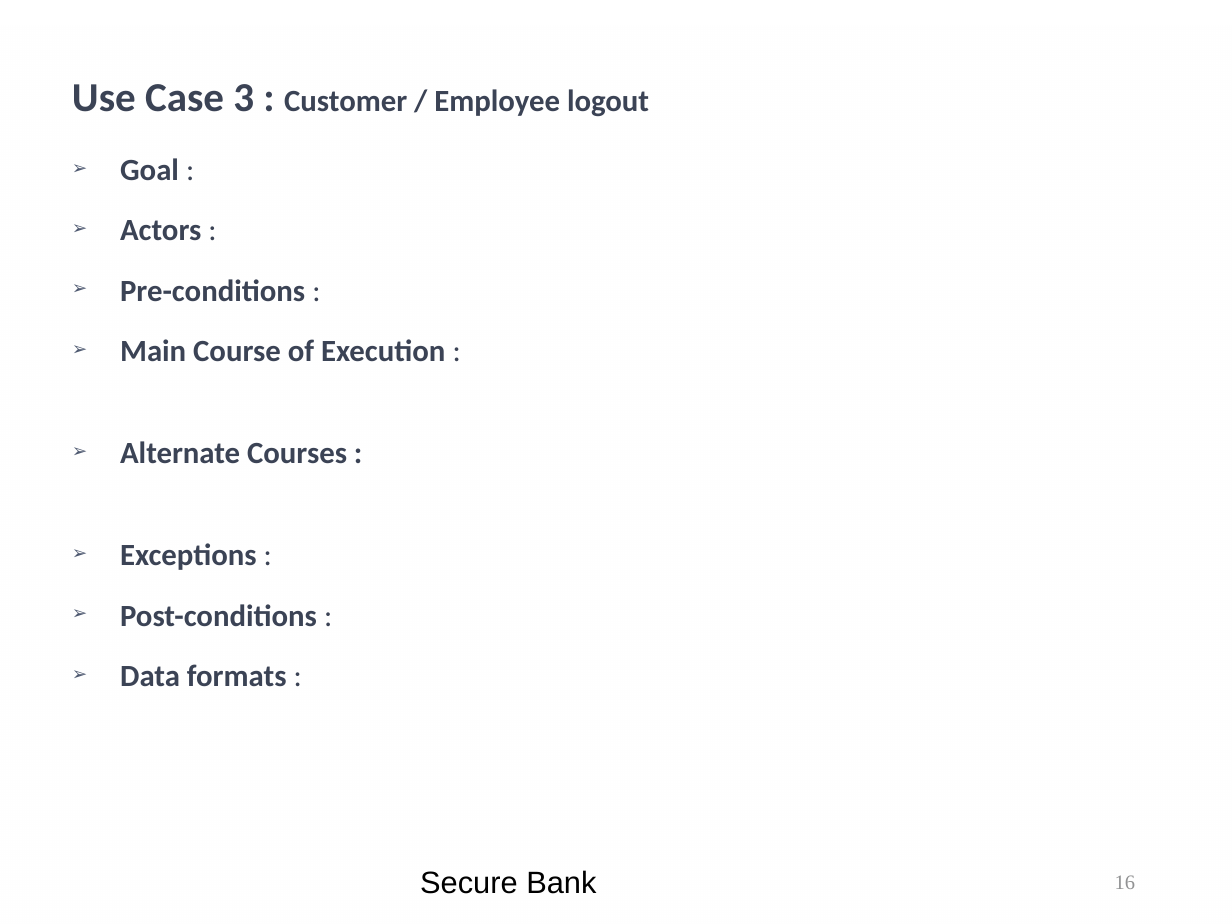
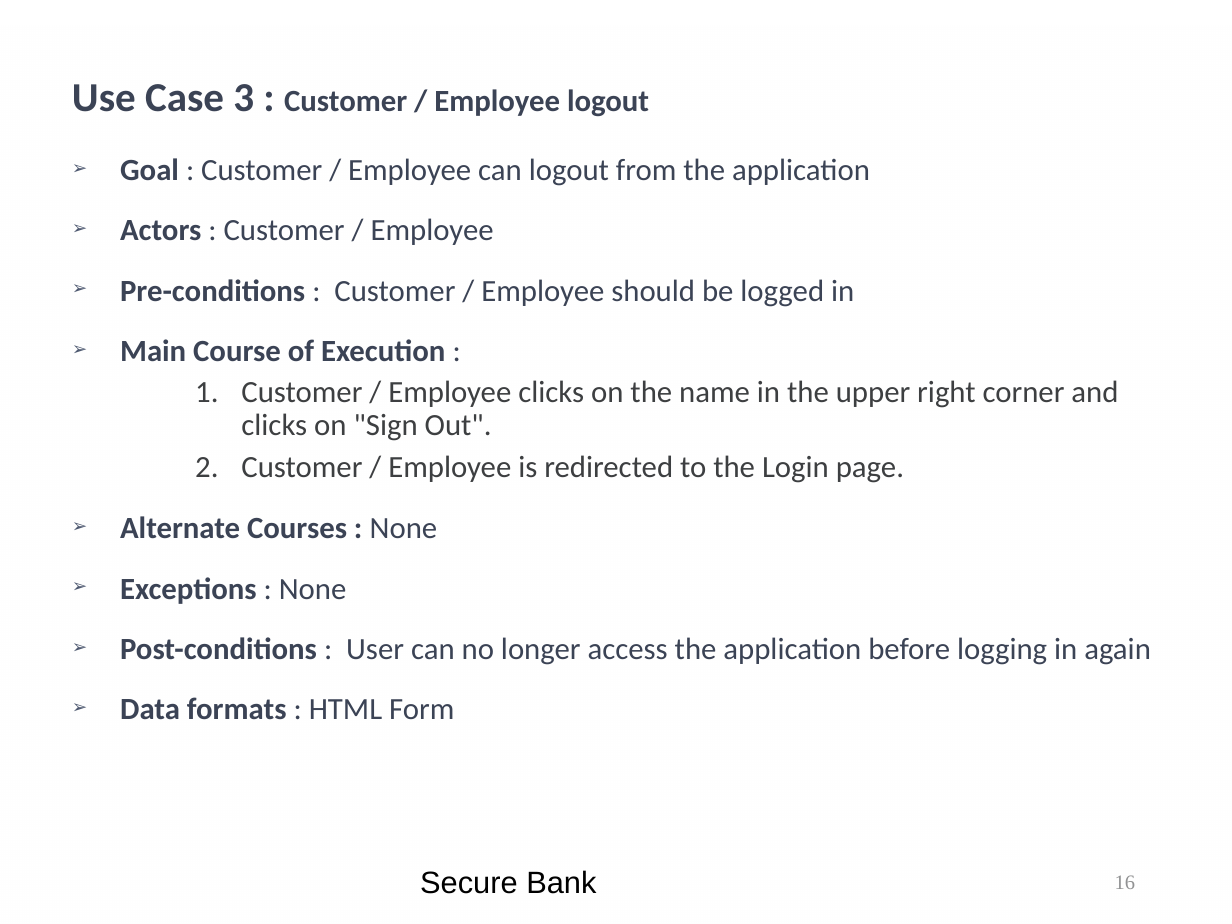
Before and after one commit to kwuerl/secure-coding-team-8, a slide deck: slide 16 of presentations/Phase3.ppt. Drawn at 1232x924 pixels with LibreOffice and Linux fonts; fonts in the diff are those of the drawing; background and template pictures are left out. Boxes give left, top, right and bottom in pixels: in the first picture for what was removed or moved away, otherwise in the second. Text is boxed around its words. In the diff, an @@ line names an element or a change of style, - is before the commit and + after.

```diff
--- a/presentations/Phase3.ppt
+++ b/presentations/Phase3.ppt
@@ text at box(120, 158, 870, 307): text changed; bold off @@
-➢ Goal :
-➢ Actors :
-➢ Pre-conditions :
+➢ Goal : Customer / Employee can logout from the application
+➢ Actors : Customer / Employee
+➢ Pre-conditions : Customer / Employee should be logged in
@@ text at box(120, 380, 1151, 720): text changed; bold off @@
-➢ Alternate Courses :
-➢ Exceptions :
-➢ Post-conditions :
-➢ Data formats :
+    1. Customer / Employee clicks on the name in the upper right corner and clicks on "Sign Out".
+    2. Customer / Employee is redirected to the Login page.
+➢ Alternate Courses : None
+➢ Exceptions : None
+➢ Post-conditions : User can no longer access the application before logging in again
+➢ Data formats : HTML Form
```
Also in this commit, not shown: 11 other slides changed, 1 slide added.
